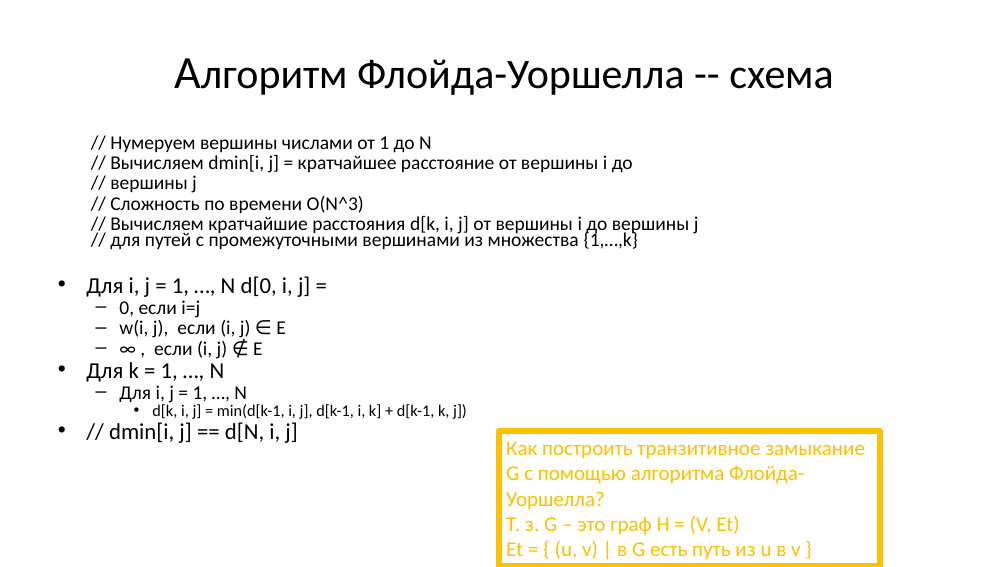
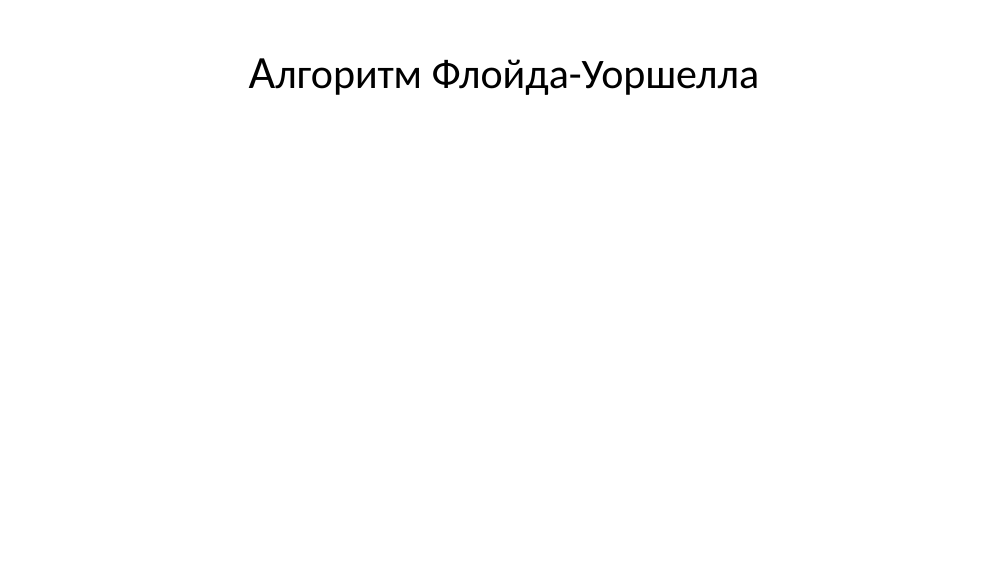
Before and after one commit to Evgueni-Petrov-aka-espetrov/Algorithms-and-Programming-in-C-pptx, a slide deck: slide 114 of 18 Кратчайшие пути и топсорт.pptx (slide 25 before the commit). Drawn at 1008x567 pixels with LibreOffice and Linux fonts; fonts in the diff are those of the drawing. Boxes give left, top, right and bottom in pixels: in the first picture for what was removed or moved away, otherwise in the second. Text is boxed around its words. In the diff, an @@ line names an element or a change of style, - is before the commit and + after.

```diff
--- a/18 Кратчайшие пути и топсорт.pptx
+++ b/18 Кратчайшие пути и топсорт.pptx
@@ title at <box>432,59,760,95</box>: text changed @@
-Алгоритм Флойда-Уоршелла -- схема
+Алгоритм Флойда-Уоршелла
@@ text removed at <box>86,136,699,443</box> @@
-  // Нумеруем вершины числами от 1 до N
-  // Вычисляем dmin[i, j] = кратчайшее расстояние от вершины i до
-  // вершины j
-  // Сложность по времени O(N^3)
-  // Вычисляем кратчайшие расстояния d[k, i, j] от вершины i до вершины j
-  // для путей с промежуточными вершинами из множества {1,…,k}
-• Для i, j = 1, …, N d[0, i, j] =
-  – 0, если i=j
-  – w(i, j), если (i, j) ∈ E
-  – ∞ , если (i, j) ∉ E
-• Для k = 1, …, N
-  – Для i, j = 1, …, N
-    • d[k, i, j] = min(d[k-1, i, j], d[k-1, i, k] + d[k-1, k, j])
-• // dmin[i, j] == d[N, i, j]
@@ rectangle removed at <box>499,431,880,566</box> @@
-Как построить транзитивное замыкание G с помощью алгоритма Флойда-Уоршелла?
-Т. з. G – это граф H = (V, Et)
-Et = { (u, v) | в G есть путь из u в v }
```
Also in this commit, not shown: 25 other slides changed, 147 slides added, 9 slides removed.
